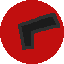
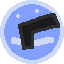
Two versions of the same layered image (64px x 64px). Layer-by-layer changes:
added layer "Layer 8" above "Layer 9" over [11, 9, 54, 46]
added layer "Layer 9" above "Happy" over [0, 0, 64, 64]
painted on "Layer 1" over [0, 0, 64, 64]
